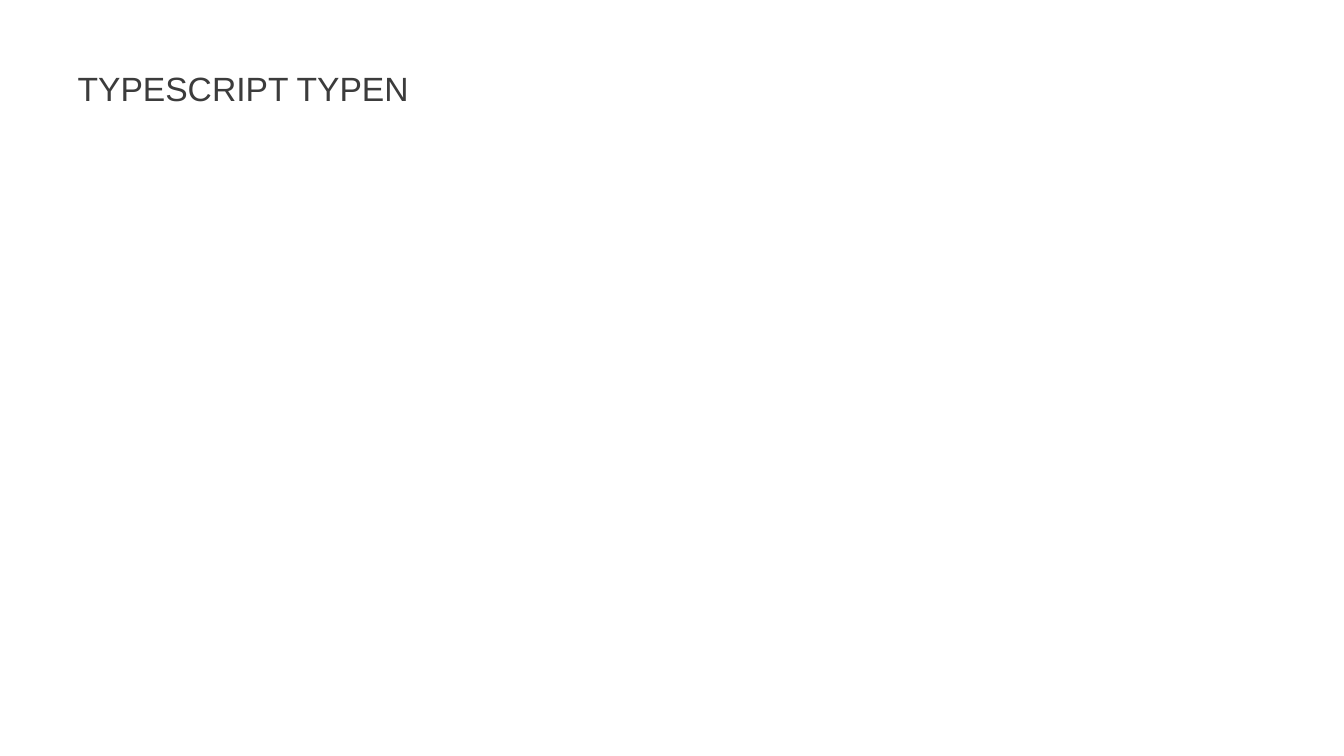
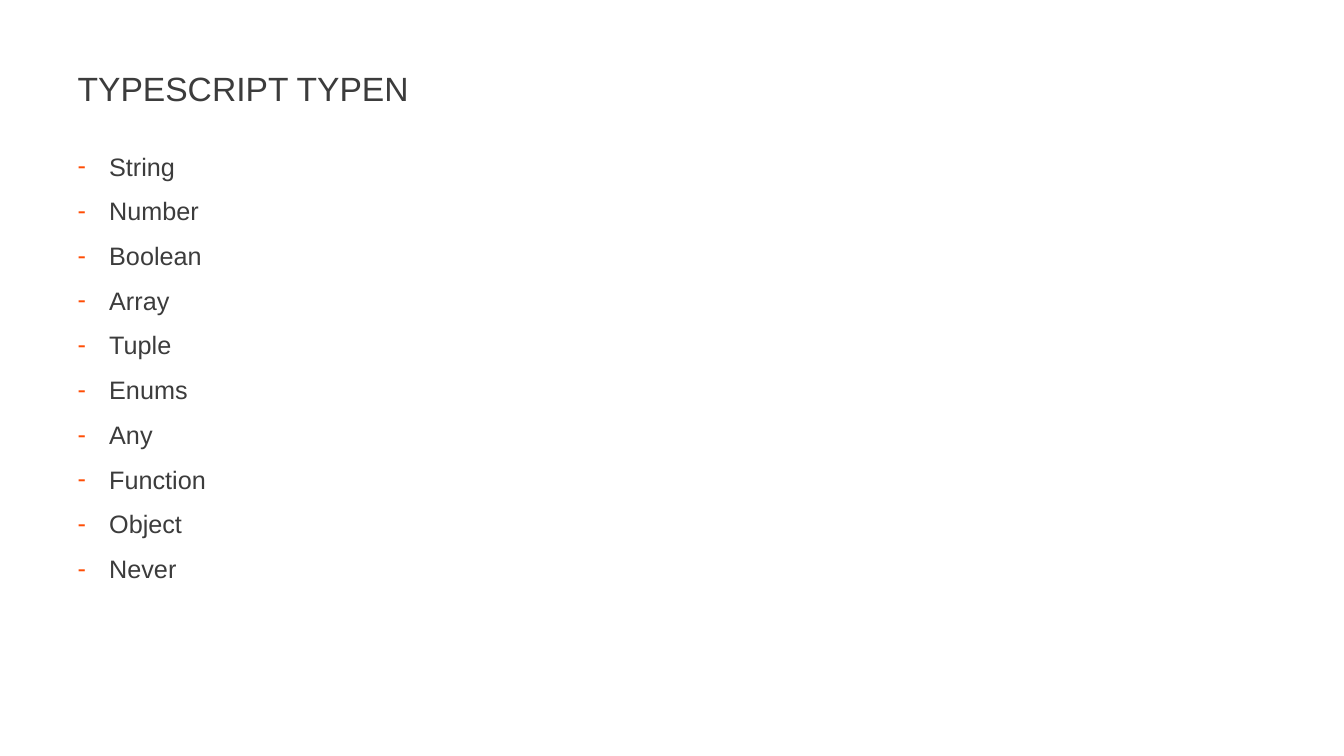
Before and after one commit to JohannesFeige/typescriptTrainingGrundlagen, a slide deck: slide 23 of TypeScriptBasics.pptx. Drawn at 1344x756 pixels with LibreOffice and Linux fonts; fonts in the diff are those of the drawing; background and template pictures are left out. Boxes give left, top, right and bottom in pixels: in the first picture for what was removed or moved away, otherwise in the second. Text is boxed around its words. In the diff, an @@ line names an element or a change of style, - is before the commit and + after.

Commit message:
Added never to TypeScript Typen

```diff
--- a/TypeScriptBasics.pptx
+++ b/TypeScriptBasics.pptx
@@ text added at <box>109,157,206,579</box>, 18 pt, text #3C3C3C @@
+– String
+– Number
+– Boolean
+– Array
+– Tuple
+– Enums
+– Any
+– Function
+– Object
+– Never
```
